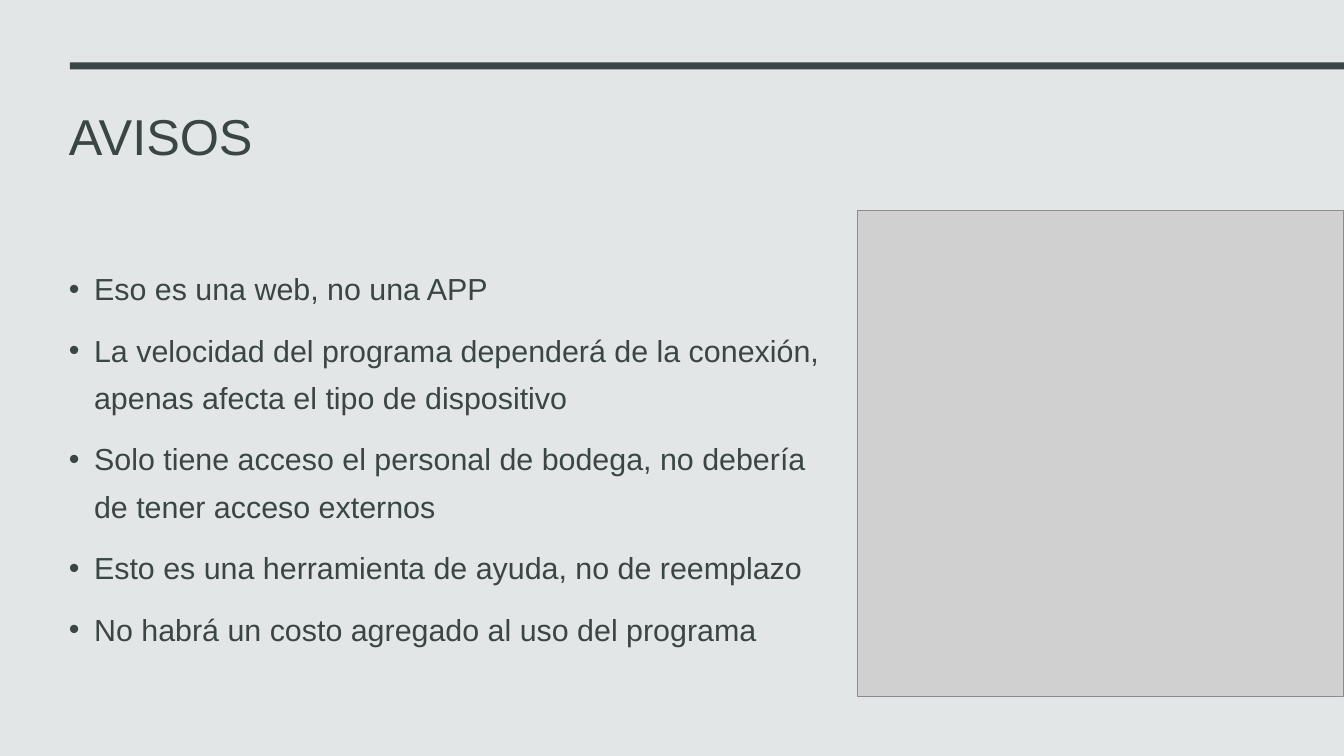
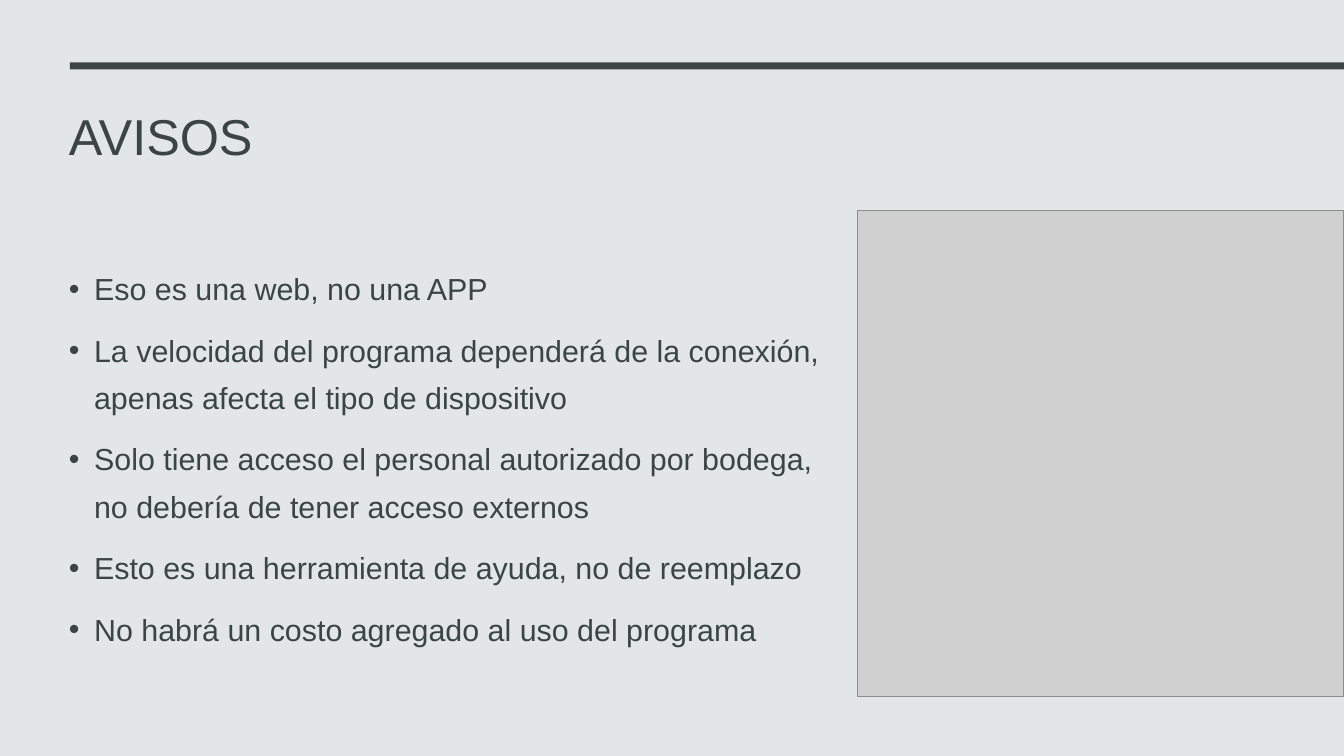
Before and after one commit to AniMuoz/Practica-2, a slide deck: slide 5 of manual de uso/capacitacion/Capacitacion sistema de inventario.pptx. Drawn at 1344x756 pixels with LibreOffice and Linux fonts; fonts in the diff are those of the drawing; grey boxes stand for pictures. Boxes give left, top, right and bottom in pixels: in the first picture for what was removed or moved away, otherwise in the second. Text is boxed around its words. In the diff, an @@ line names an element or a change of style, - is before the commit and + after.

```diff
--- a/manual de uso/capacitacion/Capacitacion sistema de inventario.pptx
+++ b/manual de uso/capacitacion/Capacitacion sistema de inventario.pptx
@@ text at bbox=[94, 448, 812, 519]: text changed @@
-• Solo tiene acceso el personal de bodega, no debería de tener acceso externos
+• Solo tiene acceso el personal autorizado por bodega, no debería de tener acceso externos
```
Also in this commit, not shown: 3 other slides changed, 13 other files.
